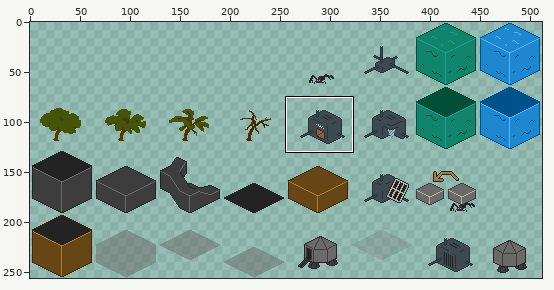
Edited in one commit: sprite sheet (assets/image/tileset.png). The picture above shows the old version from afar; the outline marks the close-up.
Close-up. Before:
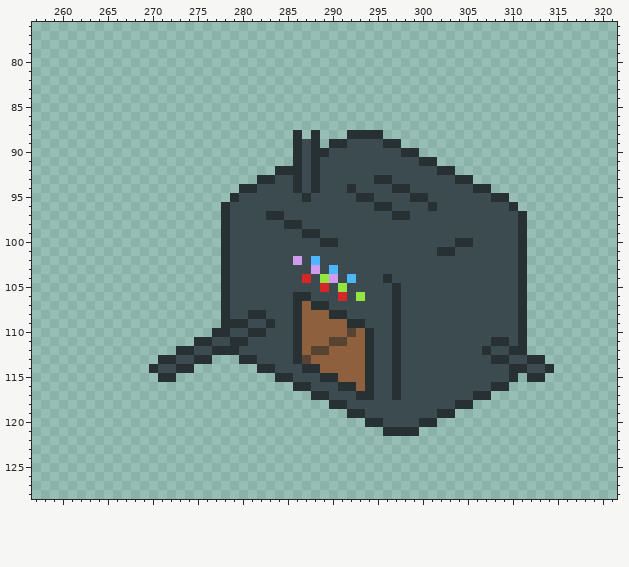
The file is 512x256 pixels. Colours within 5 levels of each other are drawn and written as one. Shown: x 257..321, y 76..128. The commit also changed other parts of the picture, which this record leaves out.
The same view after the edit:
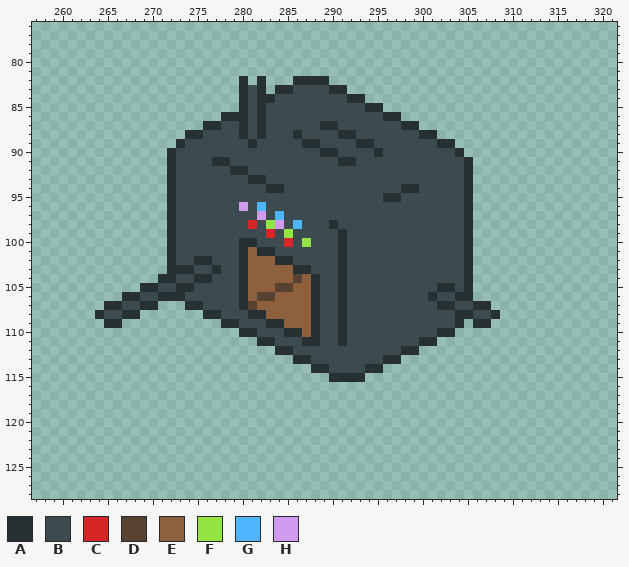
Palette (. is transparent): A #273134  B #3b4b4f  C #d52727  D #584232  E #8f603e  F #93e542  G #4db6ff  H #d09bee
Change:
y 82: x 280 . -> A; x 282 . -> A; x 286..289 .... -> AAAA
y 83: x 280..282 ... -> ABA; x 284..291 ........ -> AABBBBAA
y 84: x 280..293 .............. -> ABAABBBBBBBBAA
y 85: x 280..295 ................ -> ABABBBBBBBBBBBAA
y 86: x 278..297 .................... -> AAABABBBBBBBBBBBBBAA
y 87: x 276..299 ........................ -> AABBABABBBBBBAABBBBBBBAA
y 88: x 274..285 ............ -> AABBBBABABBB; x 287..291 .A... -> BBBBA; x 293..301 AAA...... -> BBBBBBBAA
y 89: x 273..287 .............AB -> ABBBBBBBABBBBBA; x 289..291 .AA -> BBB; x 293..294 BB -> AA; x 296..303 AA...... -> BBBBBBAA
y 90: x 272..286 ..............A -> ABBBBBBBBBBBBBB; x 288 A -> B; x 290 B -> A; x 295 B -> A; x 298..304 AA..... -> BBBBBBA
y 91: x 272..286 ..............A -> ABBBBAABBBBBBBB; x 288 A -> B; x 291..292 BB -> AA; x 300..305 AA.... -> BBBBBA
y 92: x 272..286 ............AAA -> ABBBBBBAABBBBBB; x 288 A -> B; x 302..305 AA.. -> BBBA
y 93: x 272..281 .......... -> ABBBBBBBBA; x 283 A -> B; x 286 A -> B; x 288 A -> B; x 295..296 AA -> BB; x 304 A -> B
y 94: x 272..281 ........AA -> ABBBBBBBBB; x 283..284 BB -> AA; x 286 A -> B; x 288 A -> B; x 292 A -> B; x 297 A -> B; x 299 B -> A; x 305..307 BAA -> A..
y 95: x 272..279 .......A -> ABBBBBBB; x 287 A -> B; x 293..294 AA -> BB; x 296..297 BB -> AA; x 299..300 AA -> BB; x 305..309 BBBAA -> A....
y 96: x 272..278 ......A -> ABBBBBB; x 280 B -> H; x 282 B -> G; x 295..296 AA -> BB; x 301 A -> B; x 305..310 BBBBBA -> A.....
y 97: x 272..278 ......A -> ABBBBBB; x 282..284 BAA -> HBG; x 297..298 AA -> BB; x 305..311 BBBBBBA -> A......
y 98: x 272..278 ......A -> ABBBBBB; x 281 B -> C; x 283..286 BBAA -> FHBG; x 290 B -> A; x 305..311 BBBBBBA -> A......
y 99: x 272..278 ......A -> ABBBBBB; x 283 B -> C; x 285 B -> F; x 287..288 AA -> BB; x 291 B -> A; x 305..311 BBBBBBA -> A......
y 100: x 272..278 ......A -> ABBBBBB; x 280..281 BB -> AA; x 285 B -> C; x 287 B -> F; x 289..291 AAB -> BBA; x 304 A -> B; x 306..311 BBBBBA -> ......
y 101: x 272..278 ......A -> ABBBBBB; x 280..283 BBBB -> AEAA; x 291 B -> A; x 302..303 AA -> BB; x 305..311 BBBBBBA -> A......
y 102: x 272..278 ......A -> ABBAABB; x 280..286 BBBBBBH -> AEEEAAB; x 288 G -> B; x 291 B -> A; x 305..311 BBBBBBA -> A......
y 103: x 272..278 ......A -> AAABBAB; x 280..288 BBBBBBBBH -> AEEEEEAAB; x 290..291 GB -> BA; x 305..311 BBBBBBA -> A......
y 104: x 271..278 .......A -> AABBAABB; x 280..292 BBBBBBBCBFHBG -> AEEEEEDEABBAB; x 296 A -> B; x 305..311 BBBBBBA -> A......
y 105: x 269..278 .........A -> AABBAABBBB; x 280..289 BBBBBBBBBC -> AEEEDDEEAB; x 291 F -> A; x 297 A -> B; x 302..303 BB -> AA; x 305..311 BBBBBBA -> A......
y 106: x 267..278 ...........A -> AABBAAABBBBB; x 280..288 BBBBBBAAB -> AEDDEEEEA; x 291 C -> A; x 293 F -> B; x 297 A -> B; x 301 B -> A; x 304..311 BBBBBBBA -> AA......
y 107: x 265..270 ...... -> AABBAA; x 274..278 ....A -> AABBB; x 280..286 BBBBBBA -> ADEEEEE; x 289 A -> B; x 291 B -> A; x 297 A -> B; x 302..303 BB -> AA; x 306..311 BBBBBA -> AA....
y 108: x 264..268 ..... -> ABBAA; x 276..278 ..A -> AAB; x 283..286 BBBA -> EEEE; x 288..290 EEA -> ABB; x 297 A -> B; x 304..305 BB -> AA; x 308..311 BBBA -> A...
y 109: x 265..266 .. -> AA; x 280 A -> B; x 284..286 BBA -> AEE; x 288..293 EEEEAA -> ABBABB; x 297 A -> B; x 304..311 BBBBBBBA -> A.AA....
y 110: x 277..280 AABB -> ...A; x 282 A -> B; x 285 B -> A; x 288..294 EEEEDEA -> ABBABBB; x 297 A -> B; x 302..311 BBBBBBBBBA -> AA........
y 111: x 275..283 AABBAABBB -> .......AA; x 286..294 AEEEDDEEA -> BAABBABBB; x 297 A -> B; x 300..311 BBBBBBBBAABA -> AA..........
y 112: x 273..294 AABBAAABBBBBBAEDDEEEEA -> ...........AABBBBBBBBB; x 297..311 ABBBBBBBBBABBAA -> BAA............
y 113: x 271..276 AABBAA -> ......; x 280..285 AABBBB -> ......; x 287..294 DEEEEEEA -> ABBBBBBB; x 296 B -> A; x 298..313 BBBBBBBBBBAABBAA -> ................
y 114: x 270..274 ABBAA -> .....; x 282..287 AABBBA -> ......; x 289..293 EEEEE -> ABBBB; x 295..314 BBABBBBBBBBBBBBAABBA -> A...................
y 115: x 271..272 AA -> ..; x 284..289 AABBBA -> ......; x 291..310 EEEABBABBBBBBBBBBBBA -> AAA.................; x 312..313 AA -> ..
y 116: x 286..309 AABBBAAEABBABBBBBBBBBBAA -> ........................
y 117: x 288..307 AABBBAABBABBBBBBBBAA -> ....................
y 118: x 290..305 AABBBBBBBBBBBBAA -> ................
y 119: x 292..303 AABBBBBBBBAA -> ............
y 120: x 294..301 AABBBBAA -> ........
y 121: x 296..299 AAAA -> ....
Boxes around the changes in both close-ups, in picture pixels (x1, y1, x2, y2):
changed: (95, 76, 554, 436)
